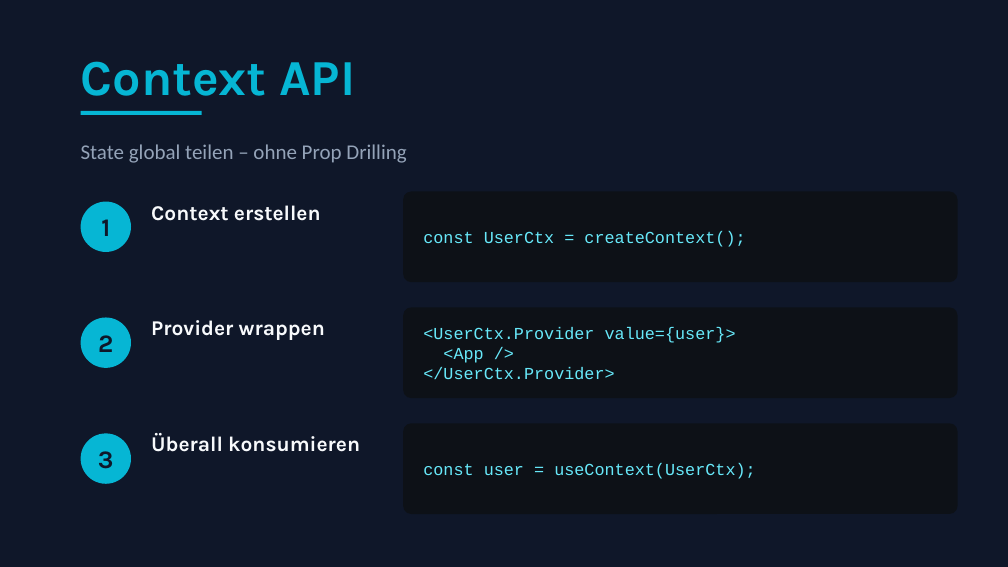
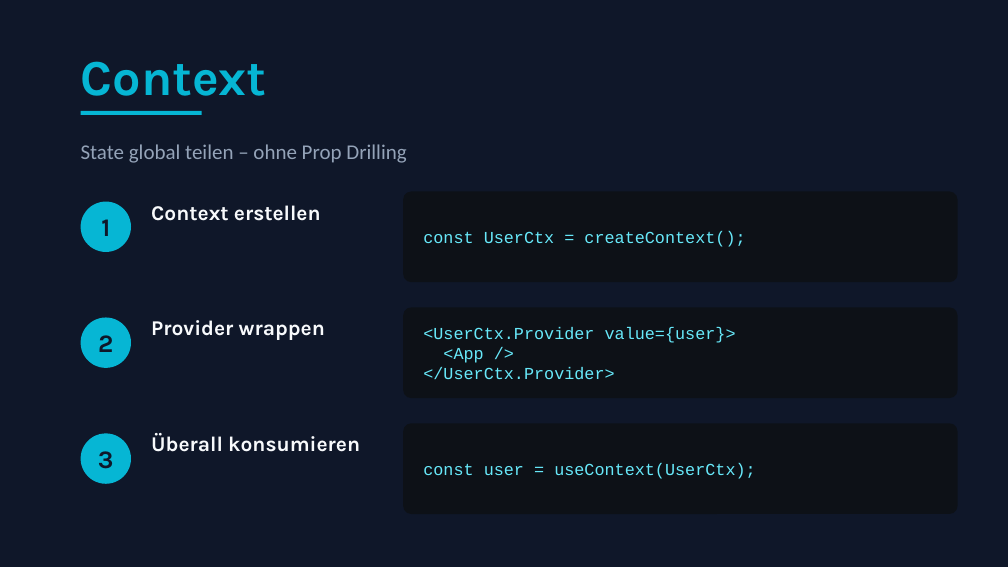
Before and after one commit to trungvt138/medieninformatik, a slide deck: slide 9 of WebProgramming/6.Termin/state-management-react.pptx. Drawn at 1008x567 pixels with LibreOffice and Linux fonts; fonts in the diff are those of the drawing. Boxes give left, top, right and bottom in pixels: in the first picture for what was removed or moved away, otherwise in the second. Text is boxed around its words. In the diff, an @@ line names an element or a change of style, - is before the commit and + after.

Commit message:
[WP] preparing for presentation

```diff
--- a/WebProgramming/6.Termin/state-management-react.pptx
+++ b/WebProgramming/6.Termin/state-management-react.pptx
@@ text at [81, 61, 267, 96]: text changed @@
-Context API
+Context
```
Also in this commit, not shown: 9 other files.
